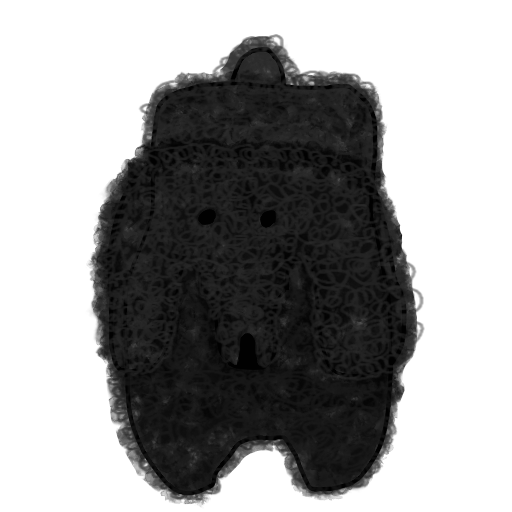
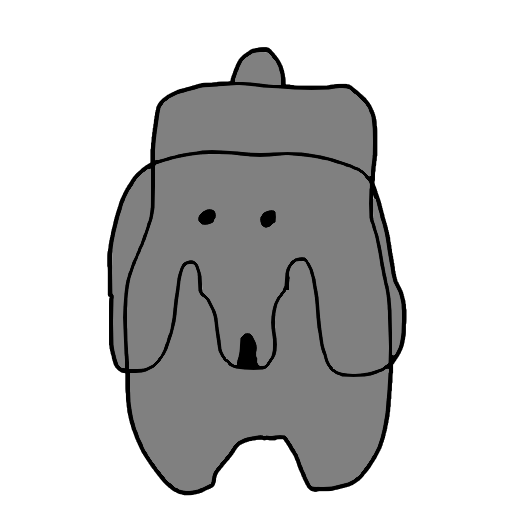
Layers edited between the first and the second 512px x 512px image:
hid "fur" over (x1=86, y1=34, x2=425, y2=509)
